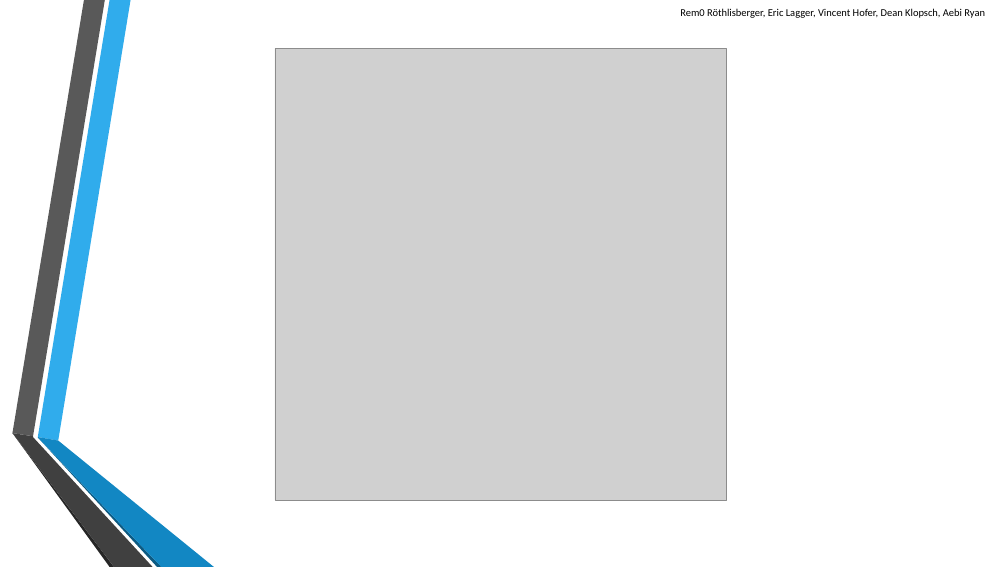
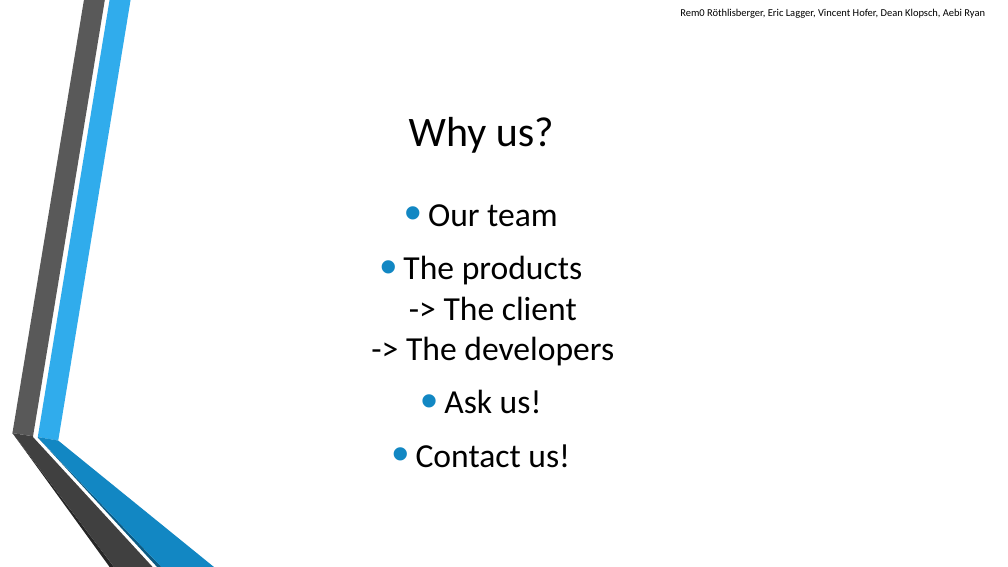
Before and after one commit to scg-unibe-ch/ese2016-team8, a slide deck: slide 10 of baseProject/presentation/Presentation-Team8.pptx (slide 11 before the commit). Drawn at 1008x567 pixels with LibreOffice and Linux fonts; fonts in the diff are those of the drawing; grey boxes stand for pictures; background and template pictures are left out. Boxes give left, top, right and bottom in pixels: in the first picture for what was removed or moved away, otherwise in the second. Text is boxed around its words. In the diff, an @@ line names an element or a change of style, - is before the commit and + after.

Commit message:
added a page for the part of ryan in the presentation

```diff
--- a/baseProject/presentation/Presentation-Team8.pptx
+++ b/baseProject/presentation/Presentation-Team8.pptx
@@ picture removed at (275,48,727,500) @@
@@ title added at (409,117,554,153), 40 pt, text #000000 @@
+Why us?
@@ text added at (403,204,614,468), 32 pt, text #000000 @@
+• Our team
+• The products
+  -> The client
+  -> The developers
+• Ask us!
+• Contact us!
```
